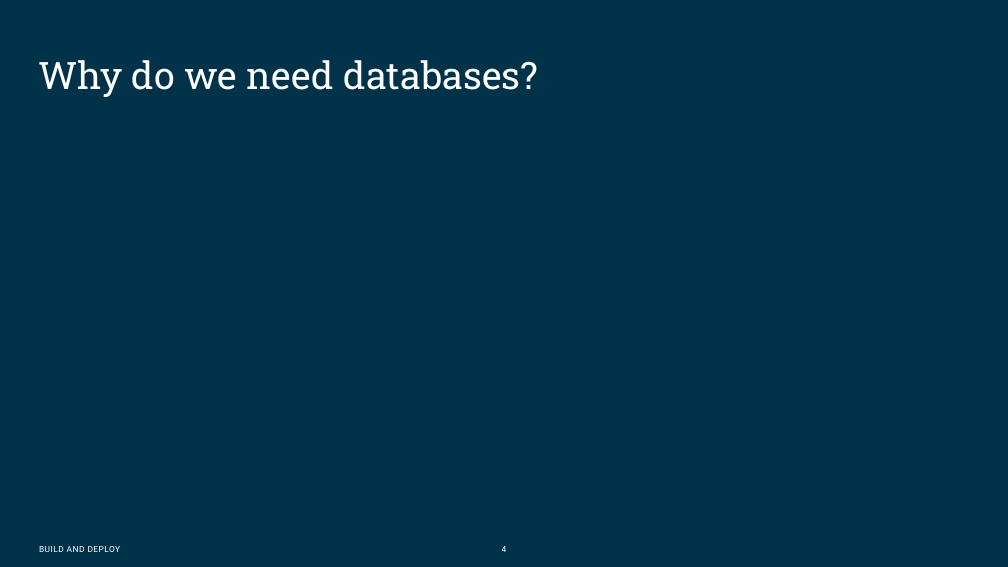
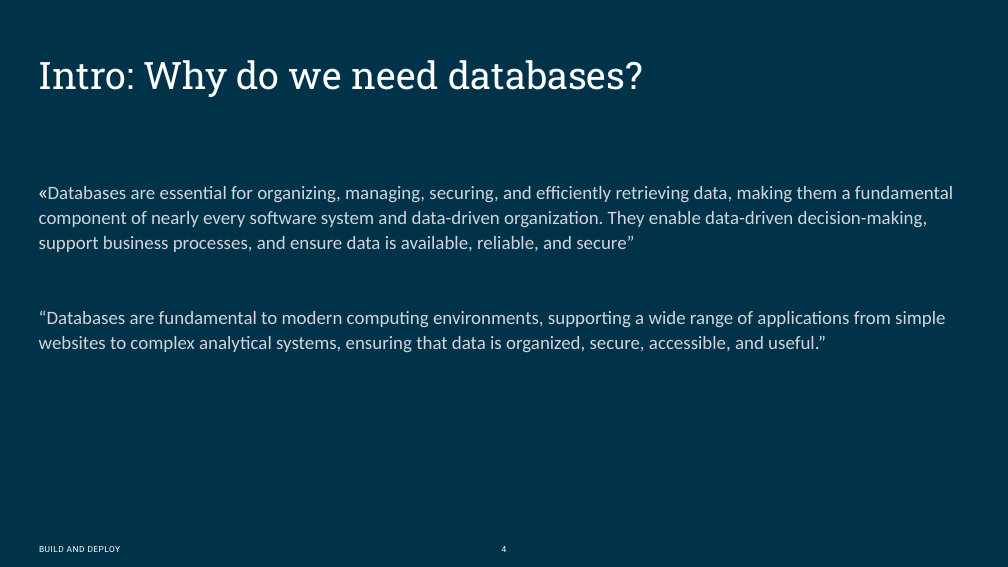
Before and after one commit to Omegapoint-Norge-Academy/storage-and-databases, a slide deck: slide 4 of Presentation material/Databases APP.pptx. Drawn at 1008x567 pixels with LibreOffice and Linux fonts; fonts in the diff are those of the drawing; background and template pictures are left out. Boxes give left, top, right and bottom in pixels: in the first picture for what was removed or moved away, otherwise in the second. Text is boxed around its words. In the diff, an @@ line names an element or a change of style, - is before the commit and + after.

```diff
--- a/Presentation material/Databases APP.pptx
+++ b/Presentation material/Databases APP.pptx
@@ title at (39,60,642,97): text changed @@
-Why do we need databases?
+Intro: Why do we need databases?
@@ text added at (39,186,953,353), 18 pt, text #D1D5DB @@
+«Databases are essential for organizing, managing, securing, and efficiently retrieving data, making them a fundamental component of nearly every software system and data-driven organization. They enable data-driven decision-making, support business processes, and ensure data is available, reliable, and secure”
+“Databases are fundamental to modern computing environments, supporting a wide range of applications from simple websites to complex analytical systems, ensuring that data is organized, secure, accessible, and useful.”
```
Also in this commit, not shown: 6 other slides changed, 1 slide added, 4 other files.
